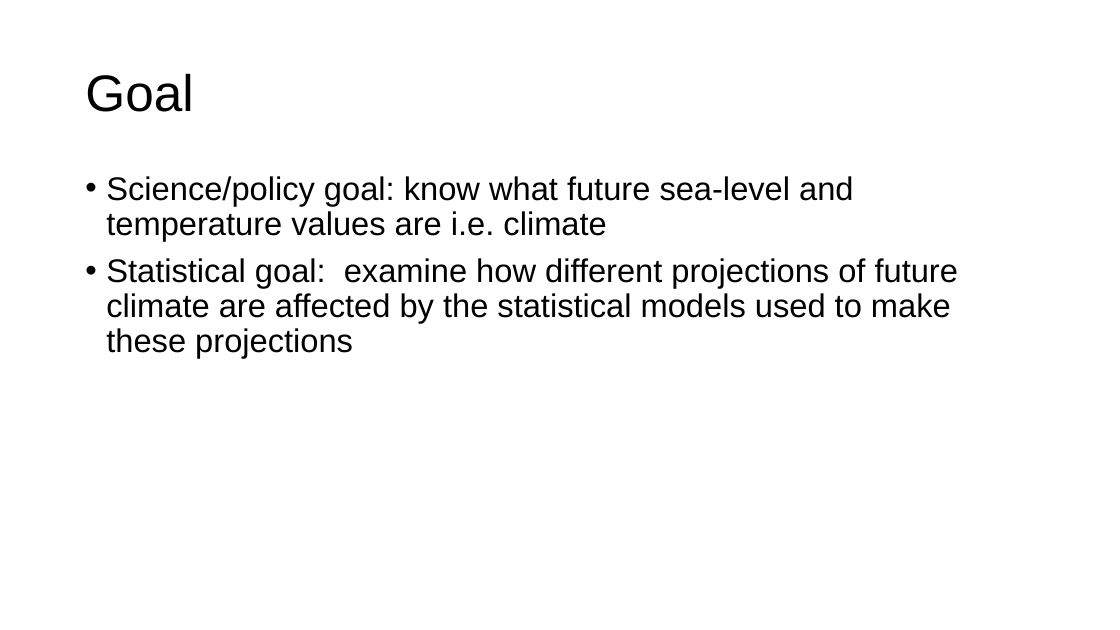
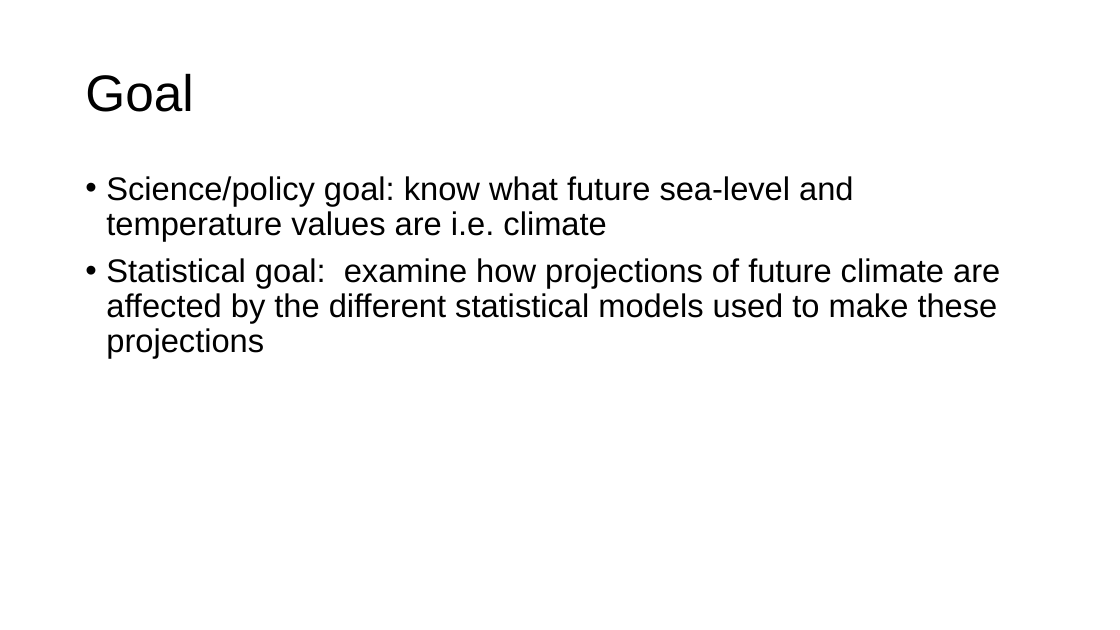
Before and after one commit to niharnandan/thesis, a slide deck: slide 3 of Mid Semester Presentation.pptx. Drawn at 1120x630 pixels with LibreOffice and Linux fonts; fonts in the diff are those of the drawing; background and template pictures are left out. Boxes give left, top, right and bottom in pixels: in the first picture for what was removed or moved away, otherwise in the second. Text is boxed around its words. In the diff, an @@ line names an element or a change of style, - is before the commit and + after.

Commit message:
minor changes to pptx

```diff
--- a/Mid Semester Presentation.pptx
+++ b/Mid Semester Presentation.pptx
@@ text at [106, 258, 1000, 358]: text changed @@
-• Statistical goal: examine how different projections of future climate are affected by the statistical models used to make these projections
+• Statistical goal: examine how projections of future climate are affected by the different statistical models used to make these projections
```
Also in this commit, not shown: 4 other slides changed.
